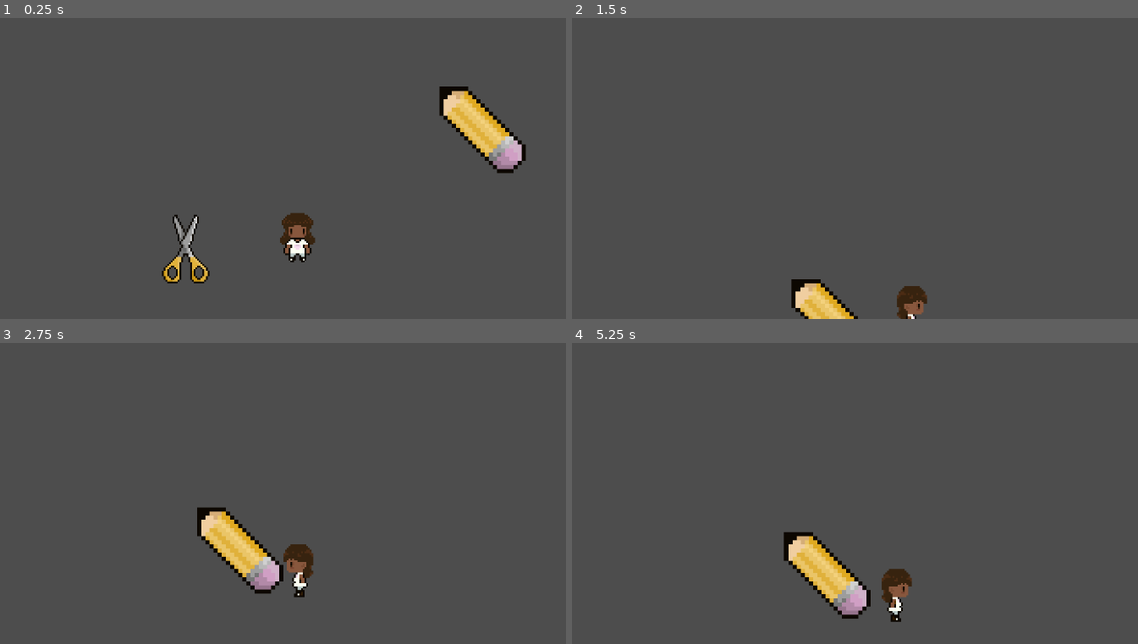
Above: before the commit, frames 1-4 (two rows, left to right).
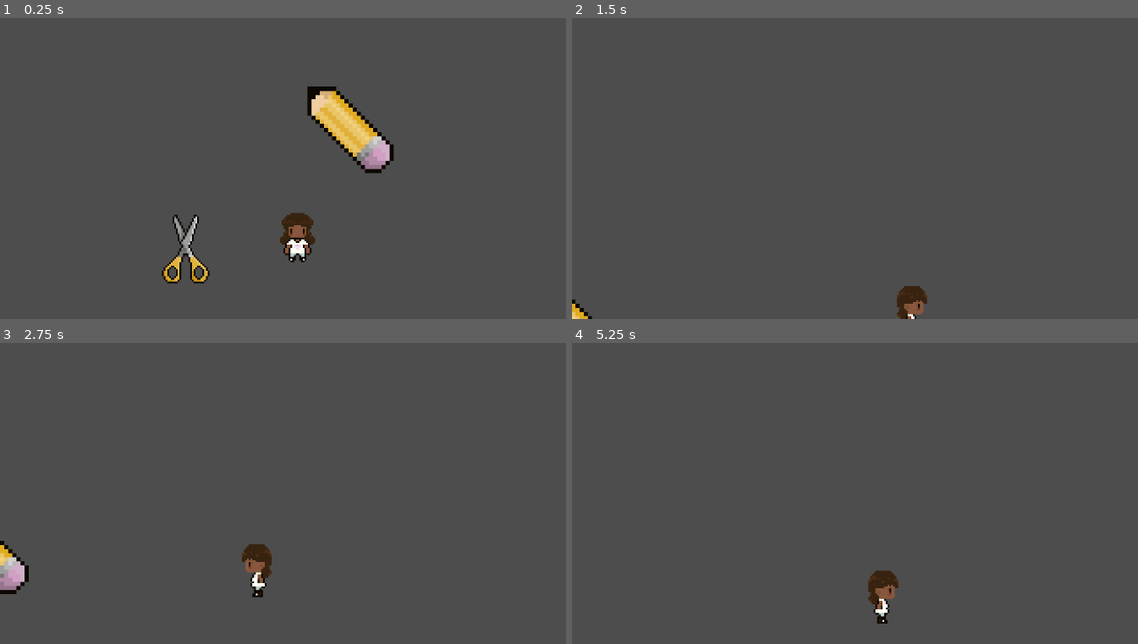
Above: after the commit, the same moments.

Repository: anajshah/Junior_Year_Game
Game: Godot game, scene res://scenes/period_3_boss_battle.tscn
The game is run twice, just before and just after one commit, with the same random seed, the same clock (stepped at 60 frames per second) and the same inputs.
Inputs:
- Up to frame 1 (0.25 s): no input
- Up to frame 2 (1.5 s): tap Enter (ui_accept) at 0.5, 0.77 s; hold Right (ui_right) from 0.53 s (still down); tap Alt at 0.6 s; tap Shift at 1.35 s
- Up to frame 3 (2.75 s): tap Enter (ui_accept) at 1.52 s; release Right (ui_right) at 2.03 s; hold Left (ui_left) from 2.03 s (still down); tap Alt at 2.1 s
- Up to frame 4 (5.25 s): release Left (ui_left) at 2.78 s; hold Right (ui_right) 2.78-4.28 s; tap Shift at 2.85, 4.35 s; tap Enter (ui_accept) at 3.02, 3.77, 4.52 s; tap Alt at 3.6, 5.1 s; hold Left (ui_left) 4.28-5.03 s; hold Right (ui_right) from 5.03 s (still down)

The runs differ from the first frame. In frame 1, 4.5% of the frame differs, in the area x 54-93%, y 22-52%; in frame 2, 1.2%; in frame 3, 3.5%; in frame 4, 3.1%.

Commit message:
hour 10 trying to create like a lag sort of thing where it stpos to turn

Diff:
--- a/scenes/gatsbys_car.tscn
+++ b/scenes/gatsbys_car.tscn
@@ -19,4 +19,6 @@
 texture = ExtResource("2_vagbq")
 
 [node name="Timer" type="Timer" parent="."]
-wait_time = 2.0
+wait_time = 0.2
+
+[connection signal="timeout" from="Timer" to="." method="_on_timer_timeout"]
--- a/scripts/gatsbys_car.gd
+++ b/scripts/gatsbys_car.gd
@@ -1,32 +1,60 @@
 extends CharacterBody2D
 
-const SPEED = 100.0
+const SPEED = 400.0
 @onready var timer: Timer = $Timer
 
 var player_pos: float
 var other_pos: float
 var player: CharacterBody2D
+var direction = -1
+
 
 func _ready():
 	var scene_root = get_tree().current_scene
 	player = scene_root.get_node_or_null("Player")
 
+
 func _physics_process(delta: float) -> void:
 	if not is_on_floor():
 		velocity += get_gravity() * delta
-	var direction = 0
 	player_pos = global_position.x
 	other_pos = player.global_position.x
+	print(other_pos-player_pos)
+	if abs(other_pos - player_pos) <= 1:
+		timer.start()
 
-	if (other_pos - player_pos)<0:
-		direction = -1
-		print("move left")
-	elif (other_pos - player_pos)>0:
-		direction = 1
-		print("move right")
-
-
+	#if (other_pos - player_pos)<0:
+		#direction = -1
+		#print("move left")
+	#elif(other_pos - player_pos)>0:
+		#direction = 1
+		#print("move right")
+		#
 
 	velocity.x = direction * SPEED
 
 	move_and_slide()
+
+
+func _on_timer_timeout() -> void:
+	direction = direction * -1
+	#if (other_pos - player_pos)<0:
+		#direction = -1
+		#print("move left")
+	#elif(other_pos - player_pos)>0:
+		#direction = 1
+		#print("move right")
+
+
+
+#
+#func _on_timer_timeout():
+	#var direction = 0
+	#if (other_pos - player_pos)<0:
+		#direction = -1
+		#print("move left")
+	#elif (other_pos - player_pos)>0:
+		#direction = 1
+		#print("move right")
+	#
+	#velocity.x = direction * SPEED
